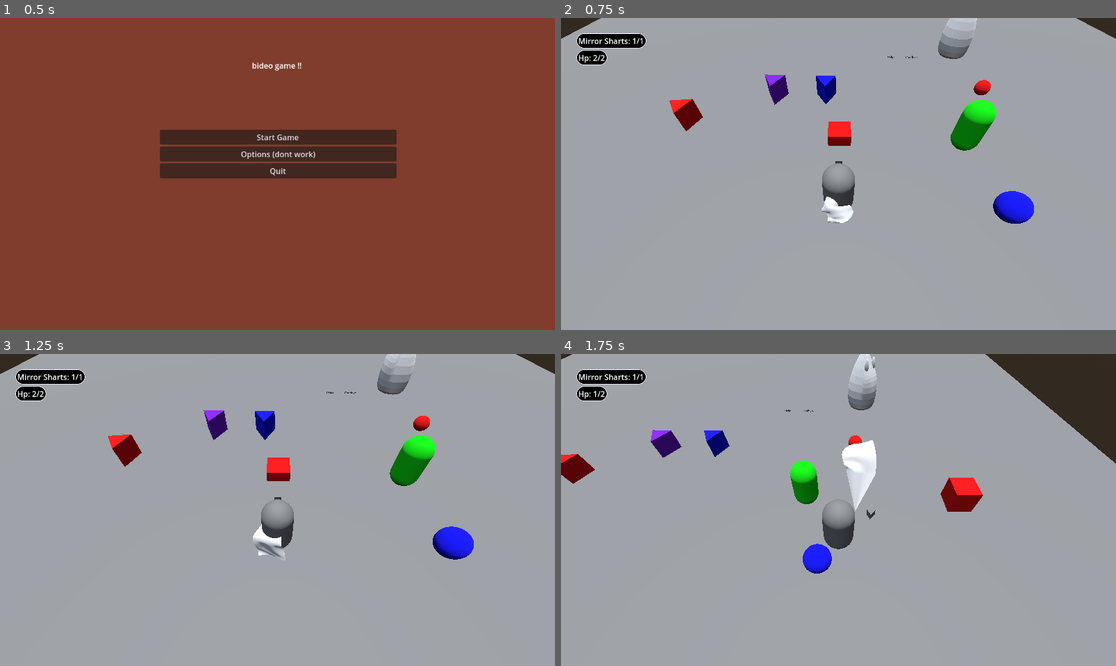
Above: before the commit, frames 1-4 (two rows, left to right).
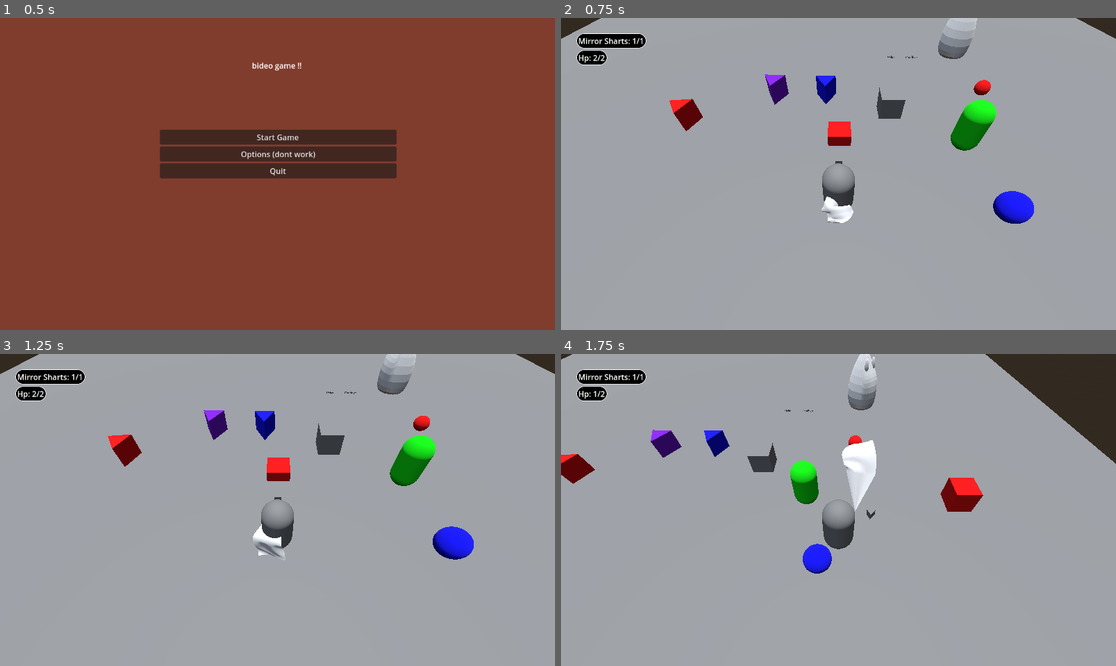
Above: after the commit, the same moments.

Repository: Puppyguarb/MetroidVaniaProjekt
Game: Godot game, scene res://mainmenu.tscn
Two runs of this game, one before a commit and one after it. Both use one fixed random seed, a clock stepped at 60 frames per second and the inputs below.
Inputs (mouse positions are in pixels of both pictures, inside the frame that each line leads up to):
- Up to frame 1 (0.5 s): no input
- Up to frame 2 (0.75 s): click "Start Game" at 0.5 s
- Up to frame 3 (1.25 s): no input
- Up to frame 4 (1.75 s): tap Enter (ui_accept) at 1.25, 1.52 s; move the mouse to (960, 494) at 1.27 s; hold D (ui_right) from 1.28 s (still down); hold Shift (Dodge) from 1.28 s (still down)

Frame 1 is identical in both runs. In frame 2, 0.3% of the frame differs, in the area x 56-63%, y 22-33%; in frame 3, 0.3%; in frame 4, 0.3%.

Commit message:
gate and start of breakable obstacle
I DONT KNOW WHAT IM DOING

Diff:
--- a/Actors/Test_character.tscn
+++ b/Actors/Test_character.tscn
@@ -98,28 +98,28 @@
 pinned_points = [88, 89, 90, 91, 95, 94, 93, 92]
 attachments/0/point_index = 88
 attachments/0/spatial_attachment_path = NodePath("../CapeAttachementPoint")
-attachments/0/offset = Vector3(0.5, 0.5, 0)
+attachments/0/offset = Vector3(0.519743, -0.0618634, -1.0798)
 attachments/1/point_index = 89
 attachments/1/spatial_attachment_path = NodePath("../CapeAttachementPoint")
-attachments/1/offset = Vector3(0.357143, 0.5, 0)
+attachments/1/offset = Vector3(0.376897, -0.0620298, -1.08157)
 attachments/2/point_index = 90
 attachments/2/spatial_attachment_path = NodePath("../CapeAttachementPoint")
-attachments/2/offset = Vector3(0.214286, 0.5, 0)
+attachments/2/offset = Vector3(0.234052, -0.0621962, -1.08335)
 attachments/3/point_index = 91
 attachments/3/spatial_attachment_path = NodePath("../CapeAttachementPoint")
-attachments/3/offset = Vector3(0.0714286, 0.5, 0)
+attachments/3/offset = Vector3(0.0912056, -0.0623625, -1.08512)
 attachments/4/point_index = 95
 attachments/4/spatial_attachment_path = NodePath("../CapeAttachementPoint")
-attachments/4/offset = Vector3(-0.5, 0.5, 0)
+attachments/4/offset = Vector3(-0.480178, -0.063028, -1.09222)
 attachments/5/point_index = 94
 attachments/5/spatial_attachment_path = NodePath("../CapeAttachementPoint")
-attachments/5/offset = Vector3(-0.357143, 0.5, 0)
+attachments/5/offset = Vector3(-0.337332, -0.0628616, -1.09045)
 attachments/6/point_index = 93
 attachments/6/spatial_attachment_path = NodePath("../CapeAttachementPoint")
-attachments/6/offset = Vector3(-0.214286, 0.5, 0)
+attachments/6/offset = Vector3(-0.194486, -0.0626953, -1.08867)
 attachments/7/point_index = 92
 attachments/7/spatial_attachment_path = NodePath("../CapeAttachementPoint")
-attachments/7/offset = Vector3(-0.0714286, 0.5, 0)
+attachments/7/offset = Vector3(-0.0516404, -0.0625289, -1.0869)
 
 [node name="CapeAttachementPoint" type="Node3D" parent="PlayerMesh"]
 transform = Transform3D(-0.999999, -0.00114578, 1.65545e-06, -0.00114578, 0.999995, -0.0030421, 1.83022e-06, -0.0030421, -0.999995, 0.000480882, 0.438022, -0.562805)
--- a/Mane.tscn
+++ b/Mane.tscn
@@ -12,6 +12,7 @@
 [ext_resource type="Script" path="res://3DModels/monk_e_snake.gd" id="10_lruyu"]
 [ext_resource type="PackedScene" uid="uid://dianskwfe8iw3" path="res://3DModels/cursed_larry.fbx" id="11_rfcrp"]
 [ext_resource type="Script" path="res://3DModels/cursed_larry_test.gd" id="12_hr1wu"]
+[ext_resource type="PackedScene" uid="uid://ckcmuj7o76gym" path="res://Terrain/gate.tscn" id="13_yd2u7"]
 
 [sub_resource type="ProceduralSkyMaterial" id="ProceduralSkyMaterial_x7ln8"]
 
@@ -113,4 +114,7 @@
 [node name="DialogueTest3" type="Marker3D" parent="cursed_larry"]
 transform = Transform3D(-4.37114e-08, 0, 1, 0, 1, 0, -1, 0, -4.37114e-08, 1.23315, 1.64515, 0)
 
+[node name="Gate" parent="." instance=ExtResource("13_yd2u7")]
+transform = Transform3D(1, 0, 0, 0, 1, 0, 0, 0, 1, 2.37234, -0.251554, -4.88974)
+
 [connection signal="body_entered" from="Node3D/Area3D" to="Node3D" method="_on_area_3d_body_entered"]
--- /dev/null
+++ b/Terrain/breakable_obstacle.tscn
@@ -0,0 +1,17 @@
+[gd_scene load_steps=4 format=3 uid="uid://ds5mt6xcbp82c"]
+
+[ext_resource type="Script" path="res://breakable_obstacle.gd" id="1_ls2sq"]
+[ext_resource type="PackedScene" uid="uid://ckcmuj7o76gym" path="res://Terrain/gate.tscn" id="2_6a5ok"]
+
+[sub_resource type="BoxShape3D" id="BoxShape3D_1oj0b"]
+size = Vector3(2, 2, 2)
+
+[node name="Breakable_obstacle" type="Node3D"]
+script = ExtResource("1_ls2sq")
+
+[node name="Area3D" type="Area3D" parent="."]
+
+[node name="CollisionShape3D" type="CollisionShape3D" parent="Area3D"]
+shape = SubResource("BoxShape3D_1oj0b")
+
+[node name="Gate" parent="Area3D" instance=ExtResource("2_6a5ok")]
--- /dev/null
+++ b/Terrain/gate.gd
@@ -0,0 +1,25 @@
+extends Node3D
+@onready var body = %StaticBody3D
+@onready var mesh = %MeshInstance3D
+
+
+# Called when the node enters the scene tree for the first time.
+func _ready() -> void:
+	toggle(true)
+	await get_tree().create_timer(2).timeout
+	toggle(false)
+ # Replace with function body.
+
+
+# Called every frame. 'delta' is the elapsed time since the previous frame.
+func _process(delta: float) -> void:
+	pass
+
+
+
+func toggle(value):
+	mesh.visible = value
+	if value:
+		body.process_mode = Node.PROCESS_MODE_ALWAYS
+	else:
+		body.process_mode = Node.PROCESS_MODE_DISABLED
--- /dev/null
+++ b/Terrain/gate.tscn
@@ -0,0 +1,20 @@
+[gd_scene load_steps=4 format=3 uid="uid://ckcmuj7o76gym"]
+
+[ext_resource type="Script" path="res://Terrain/gate.gd" id="1_2lsjl"]
+
+[sub_resource type="BoxShape3D" id="BoxShape3D_gfq7l"]
+
+[sub_resource type="BoxMesh" id="BoxMesh_4g35a"]
+
+[node name="Gate" type="Node3D"]
+script = ExtResource("1_2lsjl")
+
+[node name="StaticBody3D" type="StaticBody3D" parent="."]
+unique_name_in_owner = true
+
+[node name="CollisionShape3D" type="CollisionShape3D" parent="StaticBody3D"]
+shape = SubResource("BoxShape3D_gfq7l")
+
+[node name="MeshInstance3D" type="MeshInstance3D" parent="."]
+unique_name_in_owner = true
+mesh = SubResource("BoxMesh_4g35a")
--- /dev/null
+++ b/breakable_obstacle.gd
@@ -0,0 +1,11 @@
+extends Node3D
+
+
+# Called when the node enters the scene tree for the first time.
+func _ready() -> void:
+	pass # Replace with function body.
+
+
+# Called every frame. 'delta' is the elapsed time since the previous frame.
+func _process(delta: float) -> void:
+	pass
--- /dev/null
+++ b/node_3d.gd
@@ -0,0 +1,11 @@
+extends Node3D
+
+
+# Called when the node enters the scene tree for the first time.
+func _ready() -> void:
+	pass # Replace with function body.
+
+
+# Called every frame. 'delta' is the elapsed time since the previous frame.
+func _process(delta: float) -> void:
+	pass
Not shown: 1 places in Mane.tscn that only renumber resources
